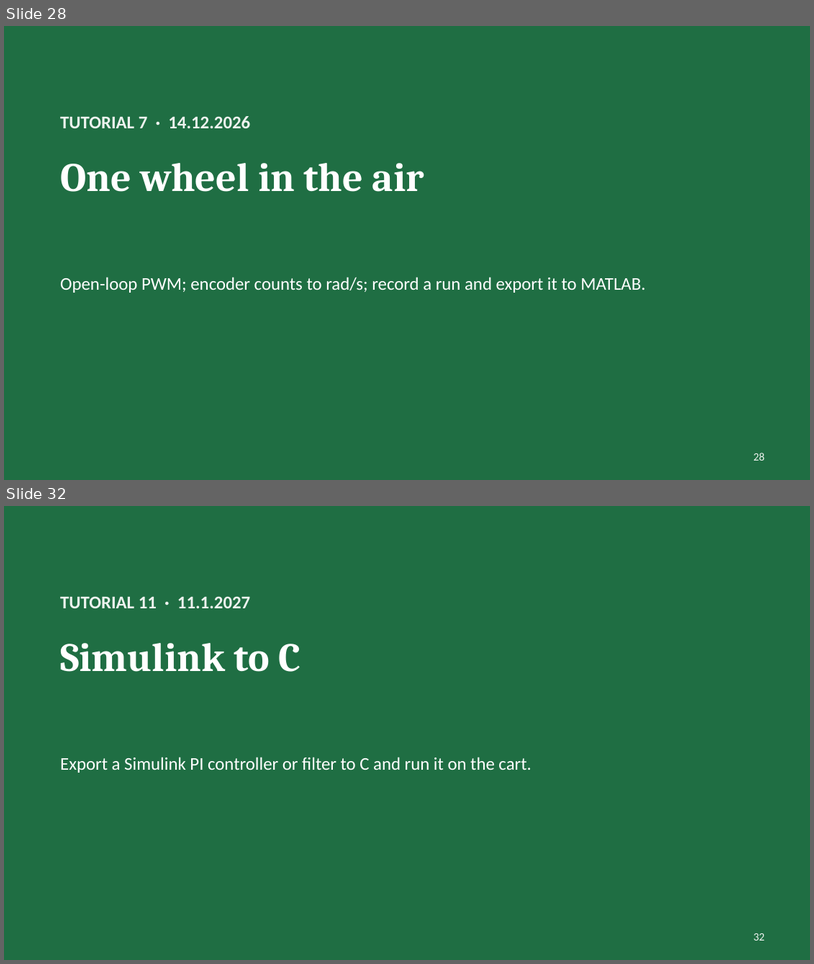
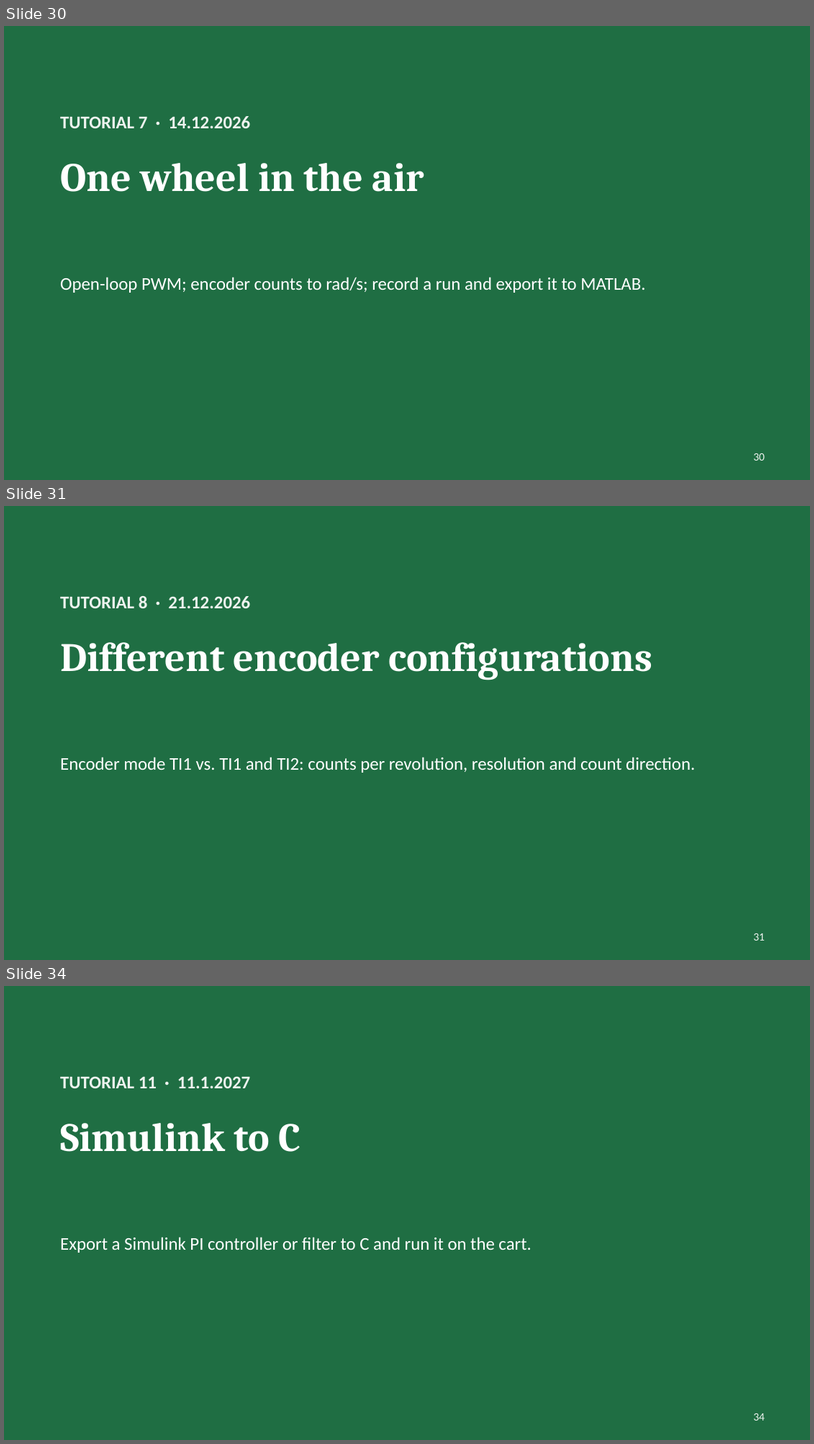
Before and after one commit to Yohai-ack/MP, a slide deck: tutorials/MP_tutorials_2026.pptx. Shown one above the other, each under a label of ours: slides 28 and 32 before the commit, slides 30, 31 and 34 after it; the slides between them are not shown. The pictures are 814x964 and 814x1444 pixels, drawn with LibreOffice and Linux fonts; fonts in the diff are those of the drawing. Boxes give left, top, right and bottom in pixels: in the first picture for what was removed or moved away, otherwise in the second. Text is boxed around its words. In the diff, an @@ line names an element or a change of style, - is before the commit and + after.

```diff
--- a/tutorials/MP_tutorials_2026.pptx
+++ b/tutorials/MP_tutorials_2026.pptx
@@ slide 31 added at [4,506,810,960], background #1F6E43 @@
@@ text added at [60,596,250,608], 16 pt, text #EEF3EF, bold @@
+TUTORIAL 8 · 21.12.2026
@@ title added at [60,642,653,680], 36 pt, text #FFFFFF, bold @@
+Different encoder configurations
@@ text added at [60,757,695,772], 16 pt, text #FFFFFF @@
+Encoder mode TI1 vs. TI1 and TI2: counts per revolution, resolution and count direction.
@@ page number added at [754,933,765,940], 10 pt, text #EEF3EF @@
+31
@@ what was slide 28 is now slide 30 @@
@@ page number at [754,453,765,460]: text changed @@
-28
+30
@@ what was slide 32 is now slide 34 @@
@@ page number at [754,1413,765,1420]: text changed @@
-32
+34
```
Also in this commit, not shown: 6 slides changed, 3 other slides added, 2 slides removed, 3 other files.
